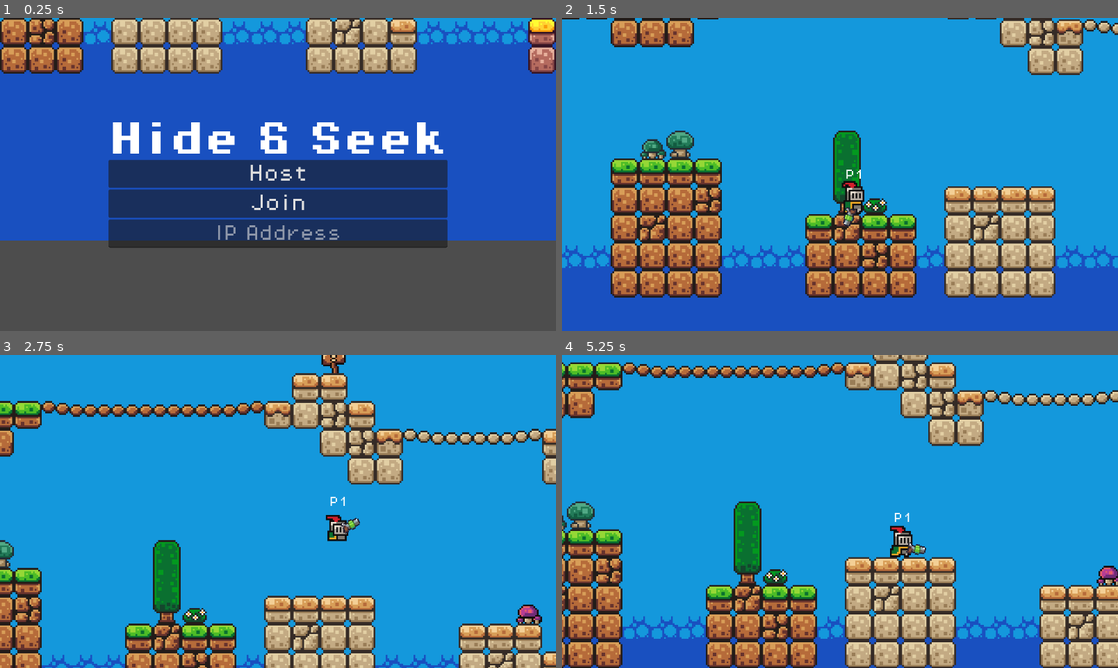
Above: before the commit, frames 1-4 (two rows, left to right).
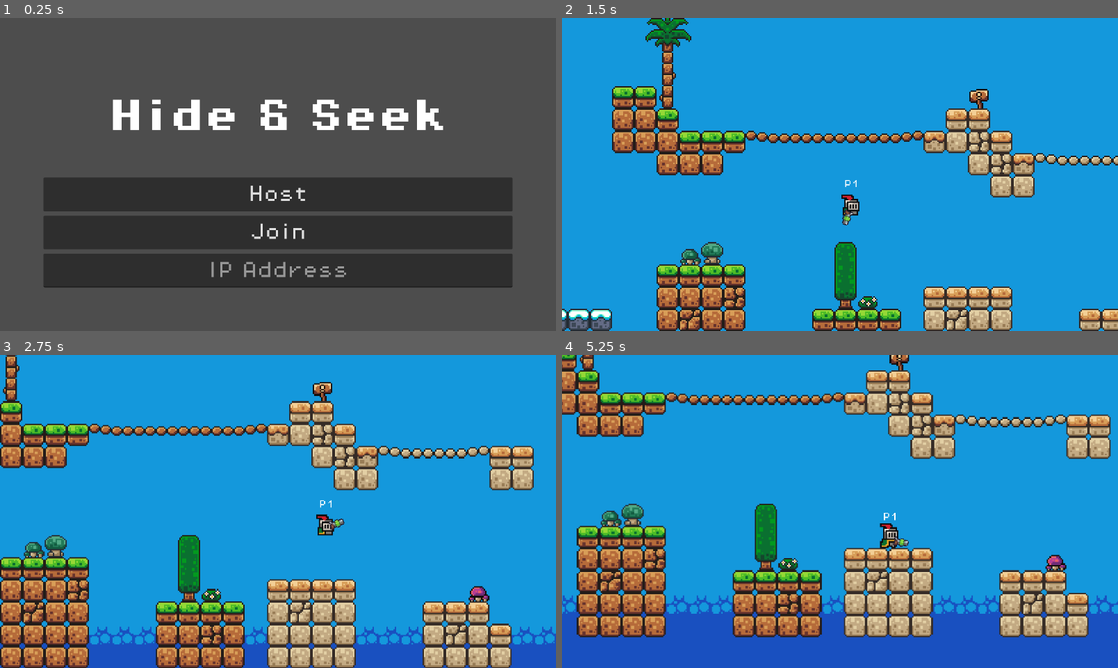
Above: after the commit, the same moments.

Repository: Kewei-cpu/Godot-2D-Platformer
Game: Godot game, scene res://scenes/main_menu.tscn
Same seed, same stepped clock (60 frames per second), same inputs: the game is played once before the commit and once after it. Before the commit the project starts from res://scenes/game.tscn.
Inputs (mouse positions are in pixels of both pictures, inside the frame that each line leads up to):
- Up to frame 1 (0.25 s): no input
- Up to frame 2 (1.5 s): click "Host" at 0.5 s; click (840, 243) at 1.25 s, where only the run after the commit has a clickable "Start Game"
- Up to frame 3 (2.75 s): move the mouse to (400, 495) at 2.02 s; hold D (move_right) from 2.03 s (still down); tap Shift (lock) at 2.1 s; tap W (jump) at 2.27 s
- Up to frame 4 (5.25 s): move the mouse to (728, 527) at 2.77 s; click (728, 527) at 2.85 s; tap W (jump) at 3.02, 4.52 s; move the mouse to (895, 442) at 3.52 s; release D (move_right) at 3.53 s; hold A (move_left) 3.53-4.28 s; tap Tab (switch) at 3.6 s; move the mouse to (812, 574) at 4.27 s; hold D (move_right) from 4.28 s (still down); tap F at 4.35 s; move the mouse to (1006, 558) at 5.02 s; tap Shift (lock) at 5.1 s

The runs differ from the first frame. In frame 1, 80% of the frame differs, in the area x 0-100%, y 0-86%; in frame 2, 49%; in frame 3, 35%; in frame 4, 42%.

Commit message:
update menu logic

Diff:
--- a/project.godot
+++ b/project.godot
@@ -11,9 +11,14 @@
 [application]
 
 config/name="2D Platformer"
-run/main_scene="uid://cc0ytnsq165td"
+run/main_scene="uid://chtp84dsb6e60"
 config/features=PackedStringArray("4.4", "Forward Plus")
 config/icon="res://icon.svg"
+
+[autoload]
+
+Transition="*res://scenes/transition.tscn"
+GameHandler="*res://scenes/game_handler.tscn"
 
 [display]
 
--- a/scenes/camera.tscn
+++ b/scenes/camera.tscn
@@ -2,5 +2,6 @@
 
 [node name="Camera2D" type="Camera2D"]
 offset = Vector2(0, -80)
+zoom = Vector2(0.8, 0.8)
 limit_bottom = 300
 position_smoothing_enabled = true
--- a/scenes/game.tscn
+++ b/scenes/game.tscn
@@ -1,12 +1,11 @@
-[gd_scene load_steps=11 format=4 uid="uid://cc0ytnsq165td"]
+[gd_scene load_steps=9 format=4 uid="uid://cc0ytnsq165td"]
 
 [ext_resource type="Script" uid="uid://blrflx2y4i3o6" path="res://scripts/game.gd" id="1_p57ef"]
 [ext_resource type="Texture2D" uid="uid://b63mladrvcorv" path="res://sprites/world_tileset.png" id="2_yqjtg"]
 [ext_resource type="PackedScene" uid="uid://deyowusmtphnn" path="res://scenes/platform.tscn" id="3_lnu2h"]
 [ext_resource type="Script" uid="uid://dowjb6qywlatd" path="res://scripts/terrain.gd" id="3_u5sy4"]
 [ext_resource type="PackedScene" uid="uid://psa4ouhlr0ab" path="res://scenes/kill_zone.tscn" id="4_lbhrr"]
-[ext_resource type="FontFile" uid="uid://bqjqtb4v1fm28" path="res://fonts/PixelOperator8-Bold.ttf" id="5_iywne"]
-[ext_resource type="FontFile" uid="uid://bqoyclilvktou" path="res://fonts/PixelOperator8.ttf" id="6_p57ef"]
+[ext_resource type="Theme" uid="uid://b5mq1k5kdvqx0" path="res://themes/pixel_theme.tres" id="6_p57ef"]
 
 [sub_resource type="TileSetAtlasSource" id="TileSetAtlasSource_lnu2h"]
 texture = ExtResource("2_yqjtg")
@@ -174,10 +173,6 @@
 physics_layer_0/collision_layer = 1
 sources/0 = SubResource("TileSetAtlasSource_lnu2h")
 
-[sub_resource type="LabelSettings" id="LabelSettings_p57ef"]
-font = ExtResource("5_iywne")
-font_size = 80
-
 [node name="Game" type="Node2D"]
 script = ExtResource("1_p57ef")
 
@@ -196,72 +191,69 @@
 [node name="KillZone" parent="." instance=ExtResource("4_lbhrr")]
 position = Vector2(0, 256)
 
-[node name="UI" type="CanvasLayer" parent="."]
-
-[node name="Multiplayer" type="Control" parent="UI"]
-layout_mode = 3
+[node name="Platform" parent="." instance=ExtResource("3_lnu2h")]
+position = Vector2(-1024, -304)
+
+[node name="Platform2" parent="." instance=ExtResource("3_lnu2h")]
+position = Vector2(-1024, -496)
+
+[node name="Platform3" parent="." instance=ExtResource("3_lnu2h")]
+position = Vector2(-1024, -688)
+
+[node name="MultiplayerSpawner" type="MultiplayerSpawner" parent="."]
+unique_name_in_owner = true
+_spawnable_scenes = PackedStringArray("uid://cnkylbamt2u8d")
+spawn_path = NodePath("..")
+
+[node name="WaitingScreen" type="CanvasLayer" parent="."]
+unique_name_in_owner = true
+
+[node name="ColorRect" type="ColorRect" parent="WaitingScreen"]
 anchors_preset = 15
 anchor_right = 1.0
 anchor_bottom = 1.0
 grow_horizontal = 2
 grow_vertical = 2
-
-[node name="VBoxContainer" type="VBoxContainer" parent="UI/Multiplayer"]
-layout_mode = 1
+color = Color(0.0980392, 0.313726, 0.752941, 1)
+
+[node name="VBoxContainer" type="VBoxContainer" parent="WaitingScreen"]
 anchors_preset = 8
 anchor_left = 0.5
 anchor_top = 0.5
 anchor_right = 0.5
 anchor_bottom = 0.5
-offset_left = -390.0
-offset_top = -120.0
-offset_right = 390.0
-offset_bottom = 160.0
+offset_left = -456.0
+offset_top = -200.0
+offset_right = 456.0
+offset_bottom = 200.0
 grow_horizontal = 2
 grow_vertical = 2
-scale = Vector2(1, 1.03026)
-alignment = 1
-
-[node name="Title" type="Label" parent="UI/Multiplayer/VBoxContainer"]
-layout_mode = 2
-text = "Hide & Seek"
-label_settings = SubResource("LabelSettings_p57ef")
-horizontal_alignment = 1
-
-[node name="Host" type="Button" parent="UI/Multiplayer/VBoxContainer"]
+size_flags_horizontal = 4
+theme_override_constants/separation = 15
+
+[node name="PlayerCount" type="Label" parent="WaitingScreen/VBoxContainer"]
+layout_mode = 2
+size_flags_vertical = 6
+theme = ExtResource("6_p57ef")
+text = "Current Players: 0"
+
+[node name="ReadyCount" type="Label" parent="WaitingScreen/VBoxContainer"]
+layout_mode = 2
+size_flags_vertical = 6
+theme = ExtResource("6_p57ef")
+text = "Ready Players: 0"
+
+[node name="HostToStart" type="Label" parent="WaitingScreen/VBoxContainer"]
+layout_mode = 2
+size_flags_vertical = 6
+theme = ExtResource("6_p57ef")
+text = "Waiting the host to start the game..."
+
+[node name="StartGame" type="Button" parent="WaitingScreen/VBoxContainer"]
+visible = false
 layout_mode = 2
 size_flags_vertical = 3
-theme_override_fonts/font = ExtResource("6_p57ef")
-theme_override_font_sizes/font_size = 40
-text = "Host"
-
-[node name="Join" type="Button" parent="UI/Multiplayer/VBoxContainer"]
-layout_mode = 2
-size_flags_vertical = 3
-theme_override_fonts/font = ExtResource("6_p57ef")
-theme_override_font_sizes/font_size = 40
-text = "Join"
-
-[node name="IP" type="LineEdit" parent="UI/Multiplayer/VBoxContainer"]
-layout_mode = 2
-size_flags_vertical = 3
-theme_override_fonts/font = ExtResource("6_p57ef")
-theme_override_font_sizes/font_size = 36
-placeholder_text = "IP Address"
-alignment = 1
-
-[node name="MultiplayerSpawner" type="MultiplayerSpawner" parent="."]
-_spawnable_scenes = PackedStringArray("uid://cnkylbamt2u8d")
-spawn_path = NodePath("..")
-
-[node name="Platform" parent="." instance=ExtResource("3_lnu2h")]
-position = Vector2(-1024, -304)
-
-[node name="Platform2" parent="." instance=ExtResource("3_lnu2h")]
-position = Vector2(-1024, -496)
-
-[node name="Platform3" parent="." instance=ExtResource("3_lnu2h")]
-position = Vector2(-1024, -688)
-
-[connection signal="pressed" from="UI/Multiplayer/VBoxContainer/Host" to="." method="_on_host_pressed"]
-[connection signal="pressed" from="UI/Multiplayer/VBoxContainer/Join" to="." method="_on_join_pressed"]
+theme = ExtResource("6_p57ef")
+text = "Start Game"
+
+[connection signal="pressed" from="WaitingScreen/VBoxContainer/StartGame" to="." method="_on_start_game_pressed"]
--- /dev/null
+++ b/scenes/game_handler.tscn
@@ -0,0 +1,6 @@
+[gd_scene load_steps=2 format=3 uid="uid://b2bxlpfjqjfjf"]
+
+[ext_resource type="Script" uid="uid://hw5om2fftfod" path="res://scripts/game_handler.gd" id="1_nynxw"]
+
+[node name="GameHandler" type="Node"]
+script = ExtResource("1_nynxw")
--- /dev/null
+++ b/scenes/main_menu.tscn
@@ -0,0 +1,80 @@
+[gd_scene load_steps=5 format=3 uid="uid://chtp84dsb6e60"]
+
+[ext_resource type="Script" uid="uid://ds5yjym0setwf" path="res://scripts/main_menu.gd" id="1_bqqt6"]
+[ext_resource type="FontFile" uid="uid://bqjqtb4v1fm28" path="res://fonts/PixelOperator8-Bold.ttf" id="1_ekxnf"]
+[ext_resource type="FontFile" uid="uid://bqoyclilvktou" path="res://fonts/PixelOperator8.ttf" id="2_bqqt6"]
+
+[sub_resource type="LabelSettings" id="LabelSettings_wu84c"]
+font = ExtResource("1_ekxnf")
+font_size = 80
+
+[node name="MainMenu" type="Control"]
+layout_mode = 3
+anchors_preset = 15
+anchor_right = 1.0
+anchor_bottom = 1.0
+grow_horizontal = 2
+grow_vertical = 2
+script = ExtResource("1_bqqt6")
+
+[node name="MarginContainer" type="MarginContainer" parent="."]
+layout_mode = 1
+anchors_preset = 15
+anchor_right = 1.0
+anchor_bottom = 1.0
+grow_horizontal = 2
+grow_vertical = 2
+theme_override_constants/margin_left = 100
+theme_override_constants/margin_top = 100
+theme_override_constants/margin_right = 100
+theme_override_constants/margin_bottom = 100
+
+[node name="VBoxContainer" type="VBoxContainer" parent="MarginContainer"]
+layout_mode = 2
+theme_override_constants/separation = 10
+alignment = 1
+
+[node name="Title" type="Label" parent="MarginContainer/VBoxContainer"]
+layout_mode = 2
+size_flags_vertical = 6
+text = "Hide & Seek"
+label_settings = SubResource("LabelSettings_wu84c")
+horizontal_alignment = 1
+
+[node name="Host" type="Button" parent="MarginContainer/VBoxContainer"]
+layout_mode = 2
+size_flags_vertical = 3
+size_flags_stretch_ratio = 0.3
+theme_override_fonts/font = ExtResource("2_bqqt6")
+theme_override_font_sizes/font_size = 40
+text = "Host"
+
+[node name="Join" type="Button" parent="MarginContainer/VBoxContainer"]
+layout_mode = 2
+size_flags_vertical = 3
+size_flags_stretch_ratio = 0.3
+theme_override_fonts/font = ExtResource("2_bqqt6")
+theme_override_font_sizes/font_size = 40
+text = "Join"
+
+[node name="IP" type="LineEdit" parent="MarginContainer/VBoxContainer"]
+layout_mode = 2
+size_flags_vertical = 3
+size_flags_stretch_ratio = 0.3
+theme_override_fonts/font = ExtResource("2_bqqt6")
+theme_override_font_sizes/font_size = 40
+placeholder_text = "IP Address"
+alignment = 1
+
+[node name="TextureRect" type="TextureRect" parent="."]
+z_index = -5
+layout_mode = 1
+anchors_preset = 15
+anchor_right = 1.0
+anchor_bottom = 1.0
+grow_horizontal = 2
+grow_vertical = 2
+mouse_filter = 2
+
+[connection signal="pressed" from="MarginContainer/VBoxContainer/Host" to="." method="_on_host_pressed"]
+[connection signal="pressed" from="MarginContainer/VBoxContainer/Join" to="." method="_on_join_pressed"]
--- /dev/null
+++ b/scenes/transition.tscn
@@ -0,0 +1,76 @@
+[gd_scene load_steps=6 format=3 uid="uid://b44uvtkkxabnl"]
+
+[ext_resource type="Script" uid="uid://dmvlotjyh8grt" path="res://scripts/transition.gd" id="1_rerct"]
+
+[sub_resource type="Animation" id="Animation_rerct"]
+length = 0.001
+tracks/0/type = "value"
+tracks/0/imported = false
+tracks/0/enabled = true
+tracks/0/path = NodePath("ColorRect:color")
+tracks/0/interp = 1
+tracks/0/loop_wrap = true
+tracks/0/keys = {
+"times": PackedFloat32Array(0),
+"transitions": PackedFloat32Array(1),
+"update": 0,
+"values": [Color(0, 0, 0, 0)]
+}
+
+[sub_resource type="Animation" id="Animation_f0i4t"]
+resource_name = "fade_from_black"
+length = 0.5
+tracks/0/type = "value"
+tracks/0/imported = false
+tracks/0/enabled = true
+tracks/0/path = NodePath("ColorRect:color")
+tracks/0/interp = 1
+tracks/0/loop_wrap = true
+tracks/0/keys = {
+"times": PackedFloat32Array(0, 0.5),
+"transitions": PackedFloat32Array(1, 1),
+"update": 0,
+"values": [Color(0, 0, 0, 1), Color(0, 0, 0, 0)]
+}
+
+[sub_resource type="Animation" id="Animation_kg4ax"]
+resource_name = "fade_to_black"
+length = 0.5
+tracks/0/type = "value"
+tracks/0/imported = false
+tracks/0/enabled = true
+tracks/0/path = NodePath("ColorRect:color")
+tracks/0/interp = 1
+tracks/0/loop_wrap = true
+tracks/0/keys = {
+"times": PackedFloat32Array(0, 0.5),
+"transitions": PackedFloat32Array(1, 1),
+"update": 0,
+"values": [Color(0, 0, 0, 0), Color(0, 0, 0, 1)]
+}
+
+[sub_resource type="AnimationLibrary" id="AnimationLibrary_px735"]
+_data = {
+&"RESET": SubResource("Animation_rerct"),
+&"fade_from_black": SubResource("Animation_f0i4t"),
+&"fade_to_black": SubResource("Animation_kg4ax")
+}
+
+[node name="Transition" type="Node"]
+process_mode = 3
+script = ExtResource("1_rerct")
+
+[node name="AnimationPlayer" type="AnimationPlayer" parent="."]
+libraries = {
+&"": SubResource("AnimationLibrary_px735")
+}
+
+[node name="ColorRect" type="ColorRect" parent="."]
+z_index = 50
+anchors_preset = 15
+anchor_right = 1.0
+anchor_bottom = 1.0
+grow_horizontal = 2
+grow_vertical = 2
+mouse_filter = 2
+color = Color(0, 0, 0, 0)
--- a/scripts/game.gd
+++ b/scripts/game.gd
@@ -1,38 +1,45 @@
 extends Node2D
-
-@onready var multiplayer_ui: Control = $UI/Multiplayer
-@onready var ip: LineEdit = $UI/Multiplayer/VBoxContainer/IP
+class_name Game
 
 const PLAYER = preload("res://scenes/player.tscn")
+@onready var waiting_screen: CanvasLayer = %WaitingScreen
+@onready var player_count: Label = $WaitingScreen/VBoxContainer/PlayerCount
+@onready var ready_count: Label = $WaitingScreen/VBoxContainer/ReadyCount
+@onready var start_game: Button = $WaitingScreen/VBoxContainer/StartGame
 
+var players: Array[Player] = []
 var peer = ENetMultiplayerPeer.new()
-var players: Array[Player] = []
 
 
 func _ready() -> void:
-	$MultiplayerSpawner.spawn_function = add_player
+	%MultiplayerSpawner.spawn_function = add_player
+	if GameHandler.is_host:
+		GameHandler.player_ready(multiplayer.get_unique_id())
+		start_game.show()
+	else:
+		GameHandler.player_ready.rpc_id(1, multiplayer.get_unique_id())
 
 
-func _on_host_pressed() -> void:
-	peer.create_server(25565)
-	multiplayer.multiplayer_peer = peer
+func _process(delta: float) -> void:
+	if !GameHandler.is_host:
+		return
 
-	multiplayer.peer_connected.connect(
-		func(pid):
-			print("Peer " + str(pid) + " has joined your game!")
-			$MultiplayerSpawner.spawn(pid)
-	)
+	start_game.visible = GameHandler.is_everyone_ready()
+	update_wating_screen.rpc(multiplayer.get_peers().size() + 1, GameHandler.ready_players.size())
 
-	$MultiplayerSpawner.spawn(multiplayer.get_unique_id())
-
-	multiplayer_ui.hide()
+	if GameHandler.is_everyone_ready() and GameHandler.game_started:
+		print("All players are ready, starting the game...")
+		hide_wating_screen.rpc()
+		while !GameHandler.new_players.is_empty():
+			var pid = GameHandler.new_players.pop_front()
+			player_joined(pid)
+		GameHandler.game_started = false
 
 
-func _on_join_pressed() -> void:
-	peer.create_client(ip.text, 25565)
-	multiplayer.multiplayer_peer = peer
-
-	multiplayer_ui.hide()
+func player_joined(pid):
+	# Called when a player joins the game
+	print("Player added: " + str(pid))
+	%MultiplayerSpawner.spawn(pid)
 
 
 func add_player(n):
@@ -47,3 +54,18 @@
 	name_tag.text = "P" + str(len(players))
 
 	return player
+
+
+func _on_start_game_pressed() -> void:
+	GameHandler.game_started = true
+
+
+@rpc("call_local")
+func update_wating_screen(all_player, ready_player):
+	player_count.text = "Current Players: " + str(all_player)
+	ready_count.text = "Ready Players: " + str(ready_player)
+
+
+@rpc("call_local")
+func hide_wating_screen():
+	waiting_screen.hide()
--- /dev/null
+++ b/scripts/game_handler.gd
@@ -0,0 +1,46 @@
+extends Node
+
+var peer = ENetMultiplayerPeer.new()
+
+@export var is_host = false
+@export var game_started = false
+@export var new_players: Array[int] = []
+@export var ready_players: Array[int] = []
+
+func host(port = 25565) -> void:
+	peer.create_server(port)
+	multiplayer.multiplayer_peer = peer
+
+	multiplayer.peer_connected.connect(func(pid): new_players.append(pid))
+	var tree: SceneTree = get_tree()
+
+	await Transition.fade_to_black()
+	tree.change_scene_to_file("res://scenes/game.tscn")
+	Transition.fade_from_black()
+
+	is_host = true
+	new_players.append(multiplayer.get_unique_id())
+
+
+func join(ip, port = 25565) -> void:
+	peer.create_client(ip, port)
+	multiplayer.multiplayer_peer = peer
+
+	await Transition.fade_to_black()
+	get_tree().change_scene_to_file("res://scenes/game.tscn")
+	Transition.fade_from_black()
+
+
+
+@rpc("any_peer")
+func player_ready(pid: int) -> void:
+	# Called when a player is ready
+	print("Player ready: " + str(pid))
+
+	# Add the player to the guest list
+	ready_players.append(pid)
+
+
+func is_everyone_ready() -> bool:
+	# Check if all players are ready
+	return ready_players.size() == multiplayer.get_peers().size()  + 1
--- /dev/null
+++ b/scripts/main_menu.gd
@@ -0,0 +1,11 @@
+extends Control
+
+@onready var ip: LineEdit = $MarginContainer/VBoxContainer/IP
+
+
+func _on_host_pressed() -> void:
+	GameHandler.host()
+
+
+func _on_join_pressed() -> void:
+	GameHandler.join(ip.text)
--- /dev/null
+++ b/scripts/transition.gd
@@ -0,0 +1,13 @@
+extends Node
+
+@onready var animation_player: AnimationPlayer = $AnimationPlayer
+
+
+func fade_from_black():
+	animation_player.play("fade_from_black")
+	await animation_player.animation_finished
+
+
+func fade_to_black():
+	animation_player.play("fade_to_black")
+	await animation_player.animation_finished
--- /dev/null
+++ b/themes/pixel_theme.tres
@@ -0,0 +1,7 @@
+[gd_resource type="Theme" load_steps=2 format=3 uid="uid://b5mq1k5kdvqx0"]
+
+[ext_resource type="FontFile" uid="uid://bqoyclilvktou" path="res://fonts/PixelOperator8.ttf" id="1_md3hf"]
+
+[resource]
+default_font = ExtResource("1_md3hf")
+default_font_size = 32
Not shown, added: scripts/game_handler.gd.uid
Not shown, added: scripts/main_menu.gd.uid
Not shown, added: scripts/transition.gd.uid
